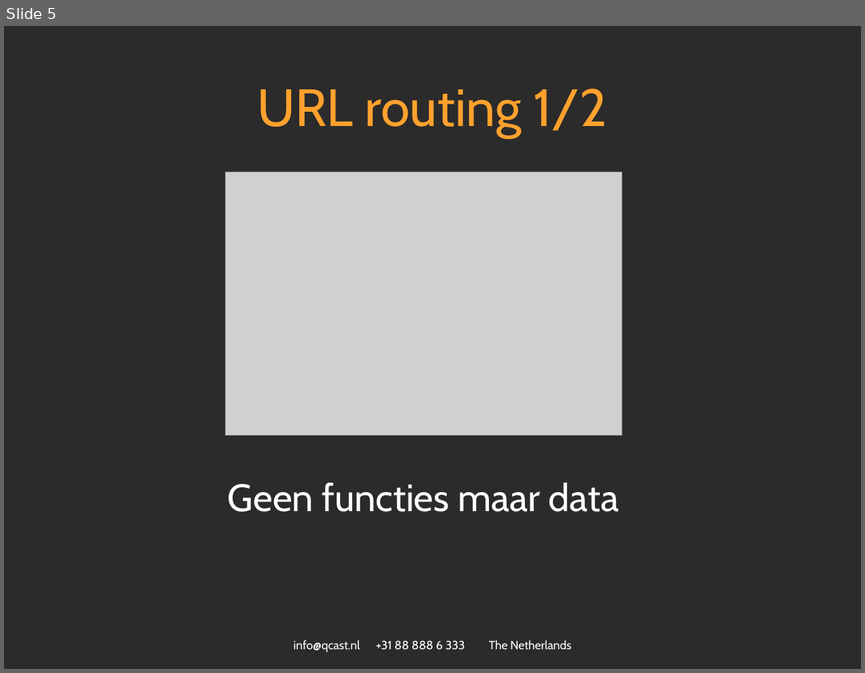
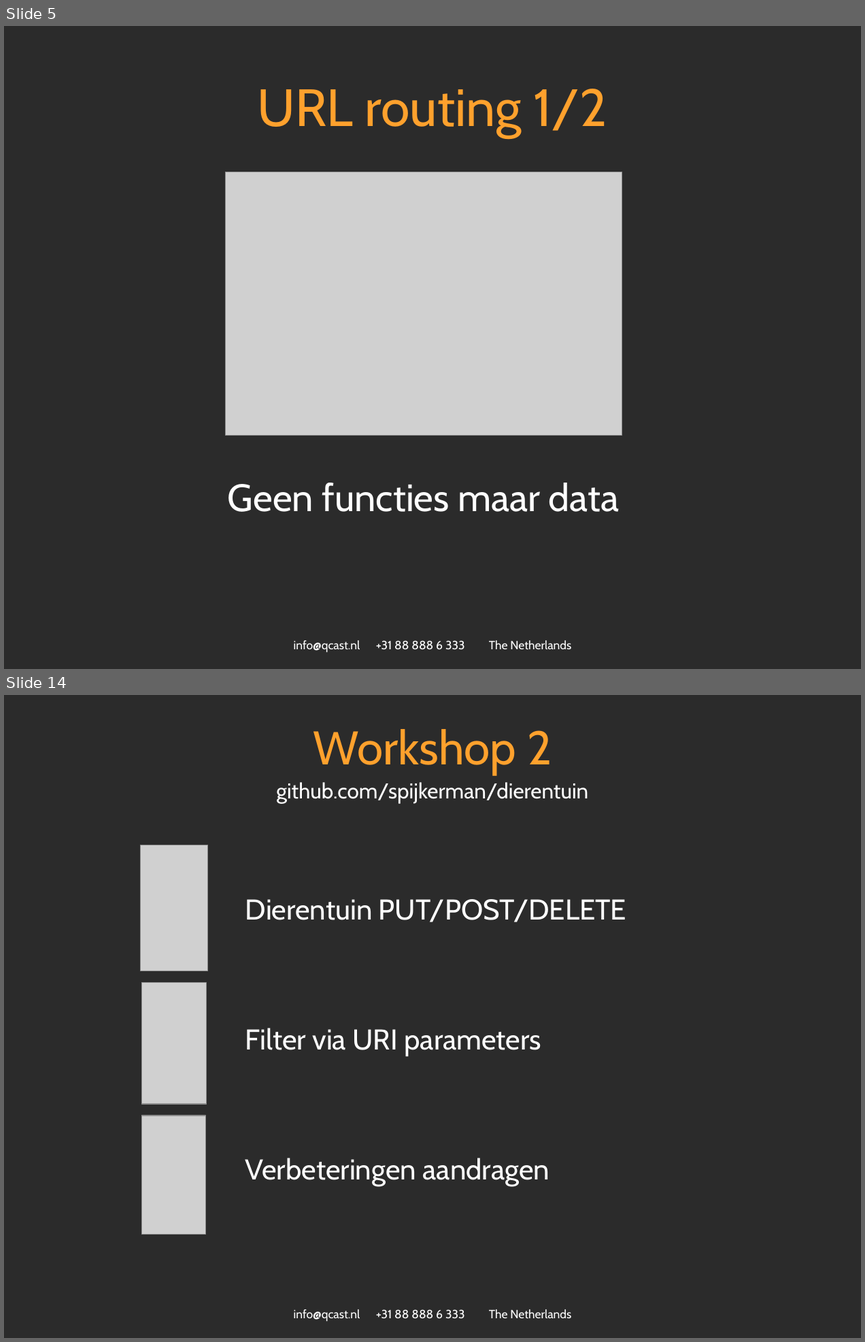
Before and after one commit to spijkerman/dierentuin, a slide deck: API workshop.pptx. Shown one above the other, each under a label of ours: slide 5 before the commit, slides 5 and 14 after it; the slides between them are not shown. The pictures are 865x673 and 865x1342 pixels, drawn with LibreOffice and Linux fonts; fonts in the diff are those of the drawing; grey boxes stand for pictures; background and template pictures are left out; a plain dark background stands for a picture behind light text. Boxes give left, top, right and bottom in pixels: in the first picture for what was removed or moved away, otherwise in the second. Text is boxed around its words. In the diff, an @@ line names an element or a change of style, - is before the commit and + after.

```diff
--- a/API workshop.pptx
+++ b/API workshop.pptx
@@ slide 14 added at [4,695,861,1338], background picture (left out); not listed: 1 template element that a slide beside it also shows @@
@@ title added at [313,729,551,775], 39.6 pt, text #FFA12D @@
+Workshop 2
@@ text added at [276,782,588,804], 18 pt, text #FFFFFF @@
+github.com/spijkerman/dierentuin
@@ picture added at [140,845,208,971] @@
@@ table added at [237,845,808,1234], 3 rows, 1 columns @@
+Dierentuin PUT/POST/DELETE
+Filter via URI parameters
+Verbeteringen aandragen
@@ picture added at [142,983,207,1104] @@
@@ picture added at [142,1116,205,1235] @@
```
Also in this commit, not shown: 8 slides changed, 2 other slides added, 4 slides removed.
